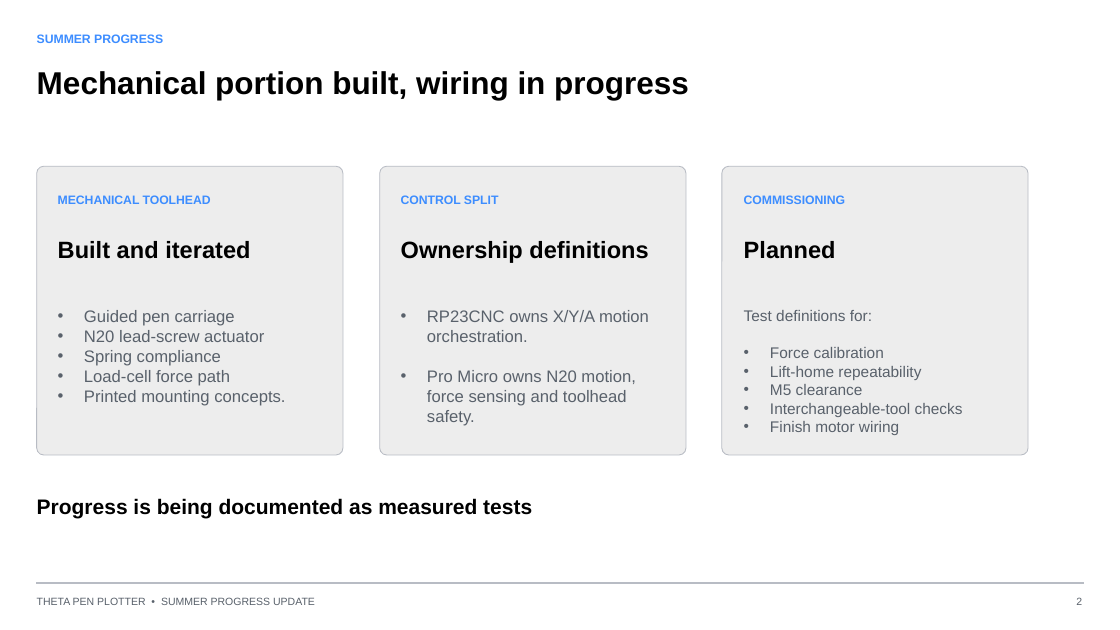
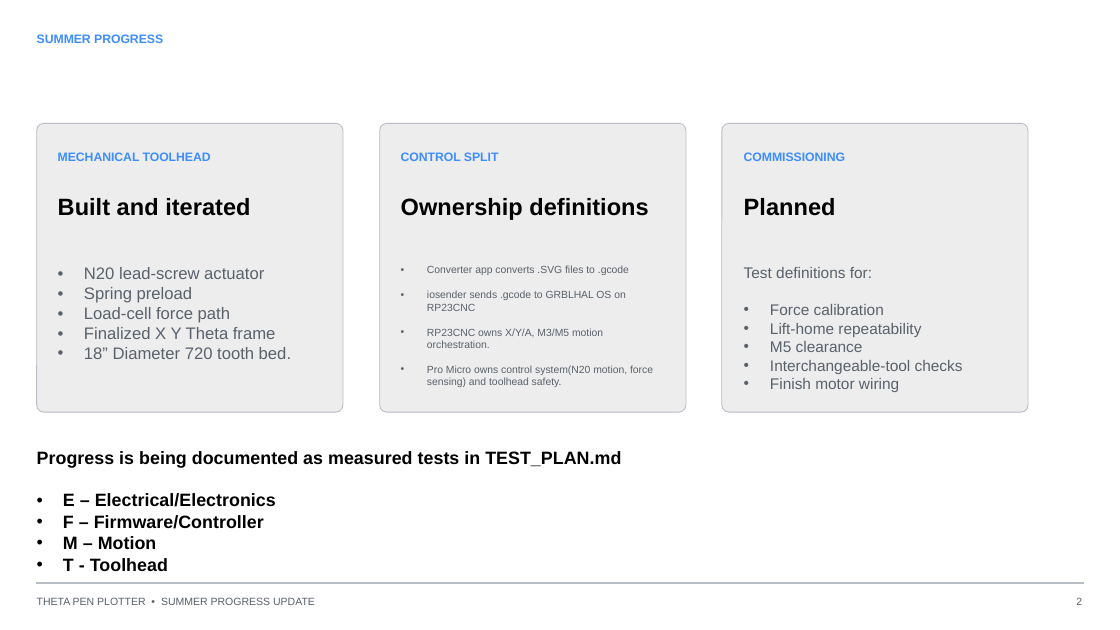
Before and after one commit to kevin-chase-claypool/converter, a slide deck: slide 2 of docs/report/Theta_Pen_Plotter_Summer_Progress_Update.pptx. Drawn at 1120x630 pixels with LibreOffice and Linux fonts; fonts in the diff are those of the drawing. Boxes give left, top, right and bottom in pixels: in the first picture for what was removed or moved away, otherwise in the second. Text is boxed around its words. In the diff, an @@ line names an element or a change of style, - is before the commit and + after.

```diff
--- a/docs/report/Theta_Pen_Plotter_Summer_Progress_Update.pptx
+++ b/docs/report/Theta_Pen_Plotter_Summer_Progress_Update.pptx
@@ text removed at (37,71,689,100) @@
-Mechanical portion built, wiring in progress
@@ 6 texts, 3 rounded rectangles: place and size @@
-6 texts, 3 rounded rectangles at (37,166,1028,455)
+6 texts, 3 rounded rectangles at (37,124,1028,413)
@@ text "N20 lead-screw actuator": place and size @@
-text "N20 lead-screw actuator" at (84,310,285,406)
+text "N20 lead-screw actuator" at (84,267,291,359)
@@ text at (427,265,653,387): text changed; size 14.2 to 8.9 pt @@
-• RP23CNC owns X/Y/A motion orchestration.
-• Pro Micro owns N20 motion, force sensing and toolhead safety.
+• Converter app converts .SVG files to .gcode
+• iosender sends .gcode to GRBLHAL OS on RP23CNC
+• RP23CNC owns X/Y/A, M3/M5 motion orchestration.
+• Pro Micro owns control system(N20 motion, force sensing) and toolhead safety.
@@ text "Test definitions for:": place and size @@
-text "Test definitions for:" at (744,310,963,435)
+text "Test definitions for:" at (744,267,963,392)
@@ text at (84,287,193,303): text changed @@
-• Spring compliance
+• Spring preload
@@ text at (84,310,235,326): paragraph removed @@
-• Guided pen carriage
@@ text at (84,327,291,359): text changed @@
-• Printed mounting concepts.
+• Finalized X Y Theta frame
+• 18” Diameter 720 tooth bed.
@@ text at (37,451,621,549): text changed; size 18 to 15.3 pt @@
-Progress is being documented as measured tests
+Progress is being documented as measured tests in TEST_PLAN.md
+• E – Electrical/Electronics
+• F – Firmware/Controller
+• M – Motion
+• T - Toolhead
```
Also in this commit, not shown: 11 other slides changed, 1 slide added, 1 slide removed, 6 other files.
